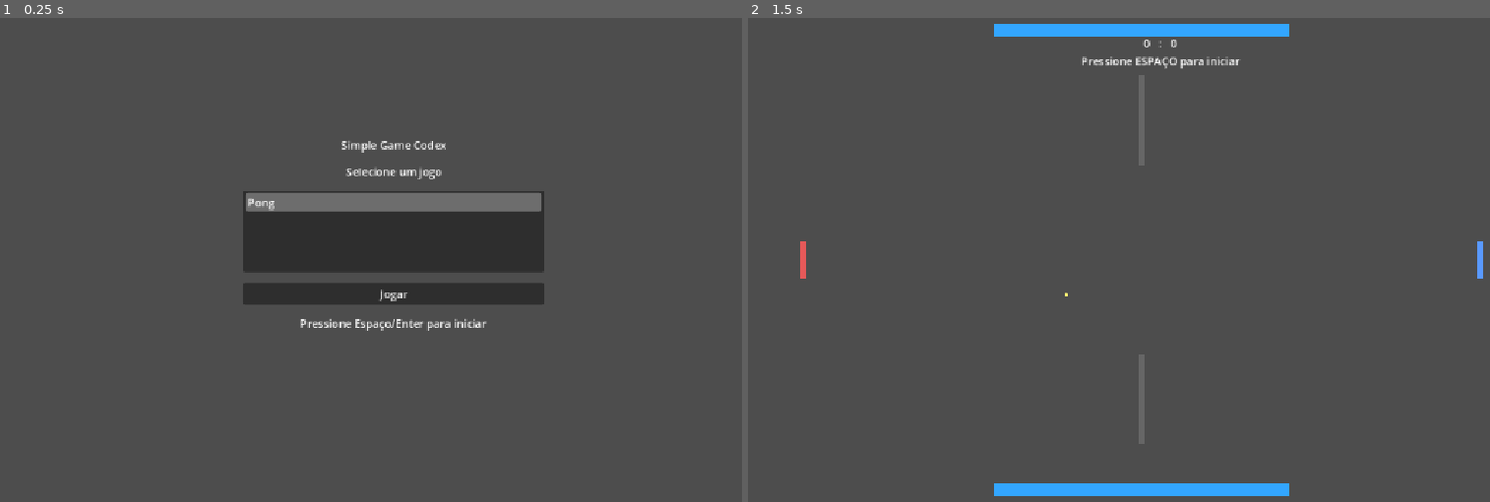
Above: before the commit, frames 1-2 (left to right).
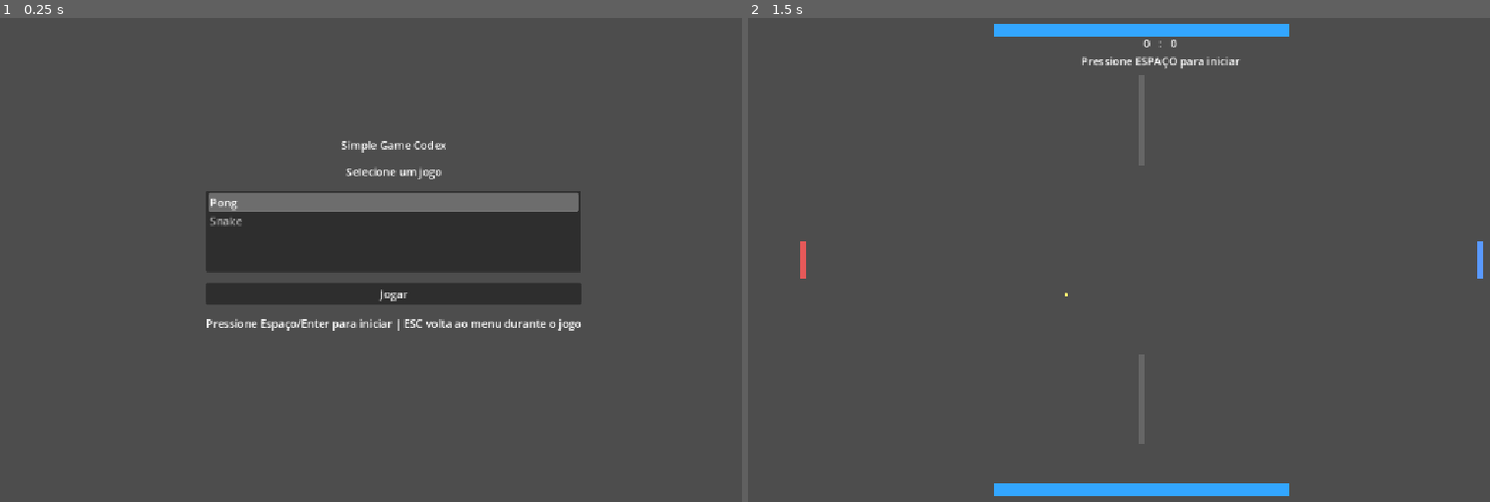
Above: after the commit, the same moments.

Repository: vmagione/Simple-games-prototypes
Game: Godot game, scene res://Scenes/Menu.tscn
Two runs of this game, one before a commit and one after it. Both use one fixed random seed, a clock stepped at 60 frames per second and the inputs below.
Inputs:
- Up to frame 1 (0.25 s): no input
- Up to frame 2 (1.5 s): click "Jogar" at 0.5 s; tap Space at 1.25 s; hold Right (ui_right) from 1.28 s (still down)

The runs differ from the first frame. In frame 1, 2.7% of the frame differs, in the area x 27-79%, y 35-65%; in frame 2, nothing differs.

Commit message:
Add Snake game and menu navigation between Pong/Snake

Diff:
--- a/Scenes/Menu.tscn
+++ b/Scenes/Menu.tscn
@@ -48,7 +48,7 @@
 
 [node name="Hint" type="Label" parent="MarginContainer/VBoxContainer"]
 layout_mode = 2
-text = "Pressione Espaço/Enter para iniciar"
+text = "Pressione Espaço/Enter para iniciar | ESC volta ao menu durante o jogo"
 horizontal_alignment = 1
 
 [connection signal="pressed" from="MarginContainer/VBoxContainer/PlayButton" to="." method="_on_play_button_pressed"]
--- /dev/null
+++ b/Scenes/Snake.tscn
@@ -0,0 +1,24 @@
+[gd_scene load_steps=2 format=3]
+
+[ext_resource type="Script" path="res://Scripts/snake_game.gd" id="1_snake"]
+
+[node name="Snake" type="Node2D"]
+script = ExtResource("1_snake")
+
+[node name="Walls" type="Node2D" parent="."]
+
+[node name="Snake" type="Node2D" parent="."]
+
+[node name="Food" type="Node2D" parent="."]
+
+[node name="TickTimer" type="Timer" parent="."]
+wait_time = 0.12
+
+[node name="CanvasLayer" type="CanvasLayer" parent="."]
+
+[node name="InfoLabel" type="Label" parent="CanvasLayer"]
+offset_left = 20.0
+offset_top = 18.0
+offset_right = 1130.0
+offset_bottom = 56.0
+text = "Snake"
--- a/Scripts/menu.gd
+++ b/Scripts/menu.gd
@@ -2,9 +2,15 @@
 
 @onready var game_list: ItemList = $MarginContainer/VBoxContainer/GameList
 
+const GAMES := [
+	{"name": "Pong", "scene": "res://Scenes/Main.tscn"},
+	{"name": "Snake", "scene": "res://Scenes/Snake.tscn"}
+]
+
 func _ready() -> void:
 	game_list.clear()
-	game_list.add_item("Pong")
+	for game in GAMES:
+		game_list.add_item(game["name"])
 	game_list.select(0)
 	game_list.item_activated.connect(_on_game_activated)
 
@@ -23,5 +29,8 @@
 	if selected.is_empty():
 		return
 
-	if game_list.get_item_text(selected[0]) == "Pong":
-		get_tree().change_scene_to_file("res://Scenes/Main.tscn")
+	var selected_name := game_list.get_item_text(selected[0])
+	for game in GAMES:
+		if game["name"] == selected_name:
+			get_tree().change_scene_to_file(game["scene"])
+			return
--- /dev/null
+++ b/Scripts/snake_game.gd
@@ -0,0 +1,135 @@
+extends Node2D
+
+const GRID_SIZE := 24
+const GRID_WIDTH := 48
+const GRID_HEIGHT := 30
+
+@onready var wall_container: Node2D = $Walls
+@onready var snake_container: Node2D = $Snake
+@onready var food_container: Node2D = $Food
+@onready var tick_timer: Timer = $TickTimer
+@onready var info_label: Label = $CanvasLayer/InfoLabel
+
+var _square_texture: Texture2D
+var _snake: Array[Vector2i] = []
+var _direction := Vector2i.RIGHT
+var _next_direction := Vector2i.RIGHT
+var _food_position := Vector2i.ZERO
+var _pending_growth := 0
+var _score := 0
+
+func _ready() -> void:
+	_square_texture = preload("res://Assets/Sprites/Square.png")
+	_randomize_seed()
+	_draw_walls()
+	_reset_game()
+	tick_timer.timeout.connect(_on_tick)
+	tick_timer.start()
+
+func _unhandled_input(event: InputEvent) -> void:
+	if event.is_action_pressed("ui_cancel"):
+		get_tree().change_scene_to_file("res://Scenes/Menu.tscn")
+		return
+
+	if event.is_action_pressed("ui_up") and _direction != Vector2i.DOWN:
+		_next_direction = Vector2i.UP
+	elif event.is_action_pressed("ui_down") and _direction != Vector2i.UP:
+		_next_direction = Vector2i.DOWN
+	elif event.is_action_pressed("ui_left") and _direction != Vector2i.RIGHT:
+		_next_direction = Vector2i.LEFT
+	elif event.is_action_pressed("ui_right") and _direction != Vector2i.LEFT:
+		_next_direction = Vector2i.RIGHT
+
+func _on_tick() -> void:
+	_direction = _next_direction
+	var new_head := _snake[0] + _direction
+
+	if _hits_wall(new_head) or _snake.has(new_head):
+		_reset_game()
+		return
+
+	_snake.push_front(new_head)
+	if _pending_growth > 0:
+		_pending_growth -= 1
+	else:
+		_snake.pop_back()
+
+	if new_head == _food_position:
+		_score += 1
+		_pending_growth += 1
+		_spawn_food()
+
+	_render_snake()
+	_render_food()
+	_update_label()
+
+func _reset_game() -> void:
+	_direction = Vector2i.RIGHT
+	_next_direction = Vector2i.RIGHT
+	_pending_growth = 0
+	_score = 0
+	_snake = [
+		Vector2i(24, 15),
+		Vector2i(23, 15),
+		Vector2i(22, 15)
+	]
+	_spawn_food()
+	_render_snake()
+	_render_food()
+	_update_label()
+
+func _spawn_food() -> void:
+	while true:
+		var candidate := Vector2i(
+			randi_range(1, GRID_WIDTH - 2),
+			randi_range(1, GRID_HEIGHT - 2)
+		)
+		if not _snake.has(candidate):
+			_food_position = candidate
+			return
+
+func _hits_wall(cell: Vector2i) -> bool:
+	return cell.x <= 0 or cell.x >= GRID_WIDTH - 1 or cell.y <= 0 or cell.y >= GRID_HEIGHT - 1
+
+func _draw_walls() -> void:
+	for child in wall_container.get_children():
+		child.queue_free()
+
+	for x in GRID_WIDTH:
+		_add_square(wall_container, Vector2i(x, 0), Color.WHITE)
+		_add_square(wall_container, Vector2i(x, GRID_HEIGHT - 1), Color.WHITE)
+
+	for y in GRID_HEIGHT:
+		_add_square(wall_container, Vector2i(0, y), Color.WHITE)
+		_add_square(wall_container, Vector2i(GRID_WIDTH - 1, y), Color.WHITE)
+
+func _render_snake() -> void:
+	for child in snake_container.get_children():
+		child.queue_free()
+
+	for index in _snake.size():
+		var color := Color(0.1, 0.85, 0.2, 1)
+		if index == 0:
+			color = Color(0.15, 1.0, 0.3, 1)
+		_add_square(snake_container, _snake[index], color)
+
+func _render_food() -> void:
+	for child in food_container.get_children():
+		child.queue_free()
+
+	var sprite := _add_square(food_container, _food_position, Color(0.95, 0.15, 0.15, 1))
+	sprite.scale = Vector2(0.55, 0.55)
+
+func _add_square(parent: Node2D, cell: Vector2i, color: Color) -> Sprite2D:
+	var sprite := Sprite2D.new()
+	sprite.texture = _square_texture
+	sprite.modulate = color
+	sprite.position = Vector2(cell * GRID_SIZE) + Vector2(GRID_SIZE / 2, GRID_SIZE / 2)
+	parent.add_child(sprite)
+	return sprite
+
+func _update_label() -> void:
+	info_label.text = "Snake  |  Pontos: %d  |  ESC para voltar ao menu" % _score
+
+func _randomize_seed() -> void:
+	seed(Time.get_unix_time_from_system())
